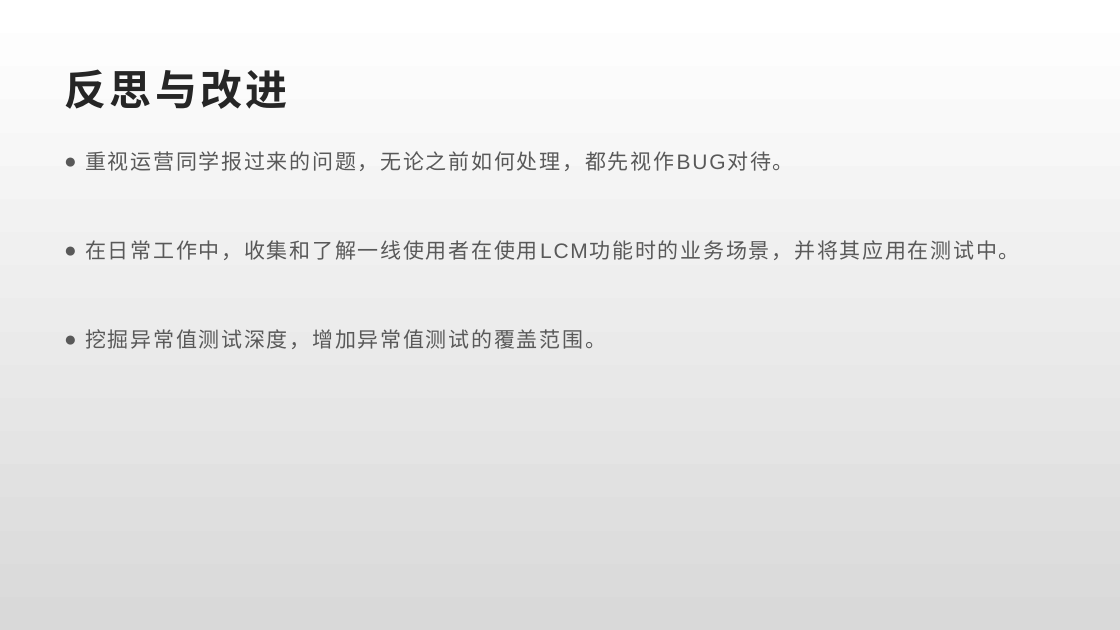
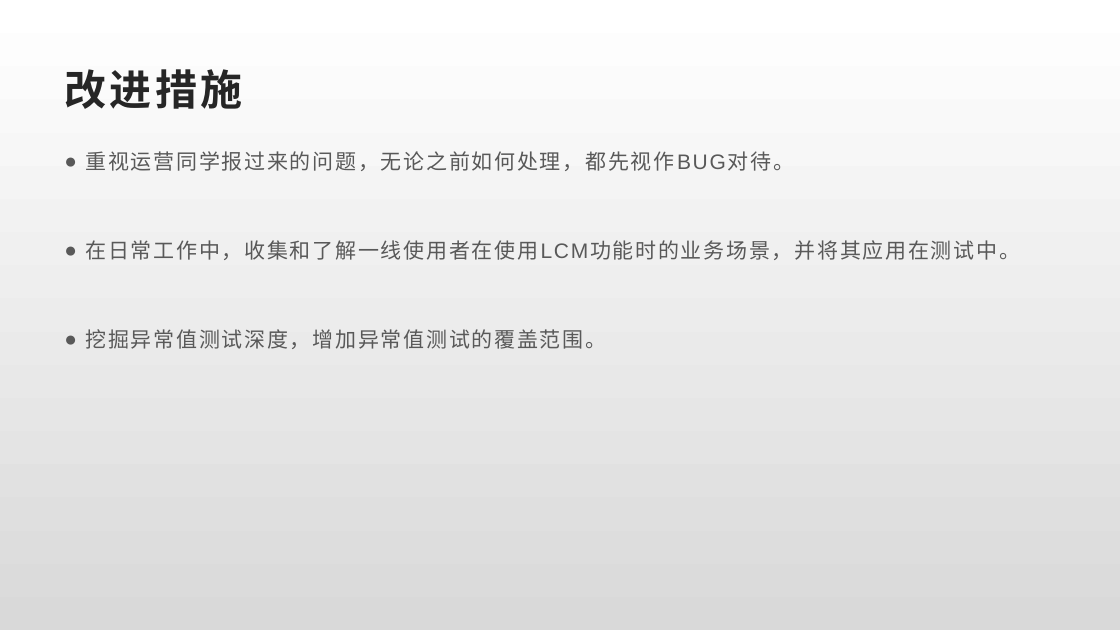
Before and after one commit to Rexixe1993/JavaScriptLesson, a slide deck: slide 24 of 全球版灌篮OBT复盘总结.pptx. Drawn at 1120x630 pixels with LibreOffice and Linux fonts; fonts in the diff are those of the drawing. Boxes give left, top, right and bottom in pixels: in the first picture for what was removed or moved away, otherwise in the second. Text is boxed around its words. In the diff, an @@ line names an element or a change of style, - is before the commit and + after.

```diff
--- a/全球版灌篮OBT复盘总结.pptx
+++ b/全球版灌篮OBT复盘总结.pptx
@@ title at bbox=[64, 69, 242, 109]: text changed @@
-反思与改进
+改进措施
```
Also in this commit, not shown: 1 other slide changed, 1 other file.
